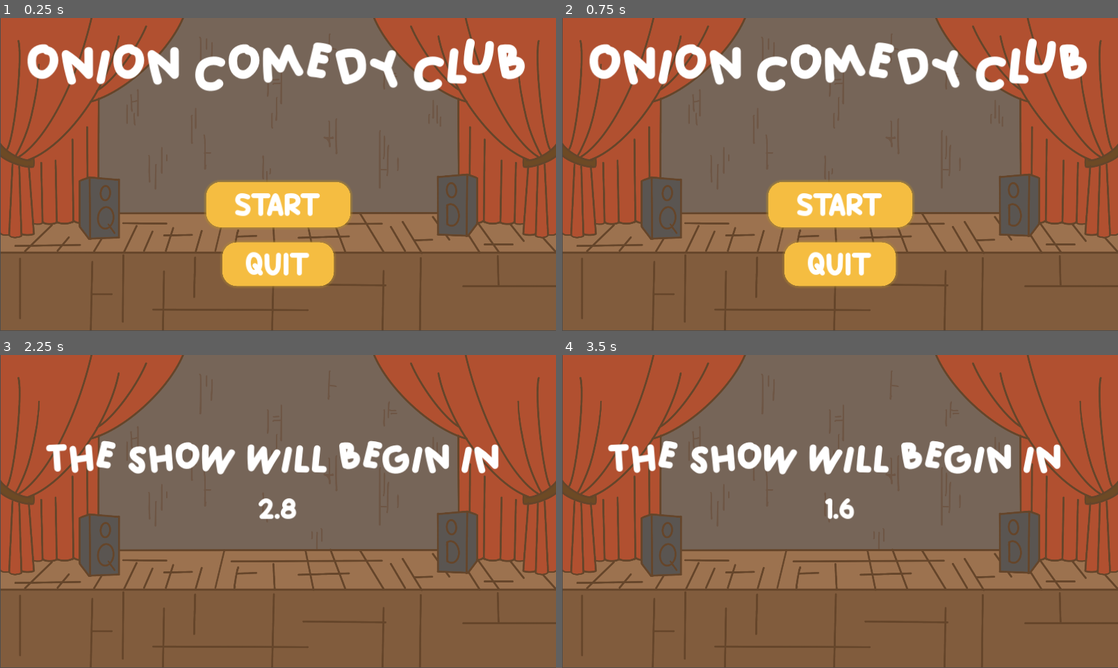
Above: before the commit, frames 1-4 (two rows, left to right).
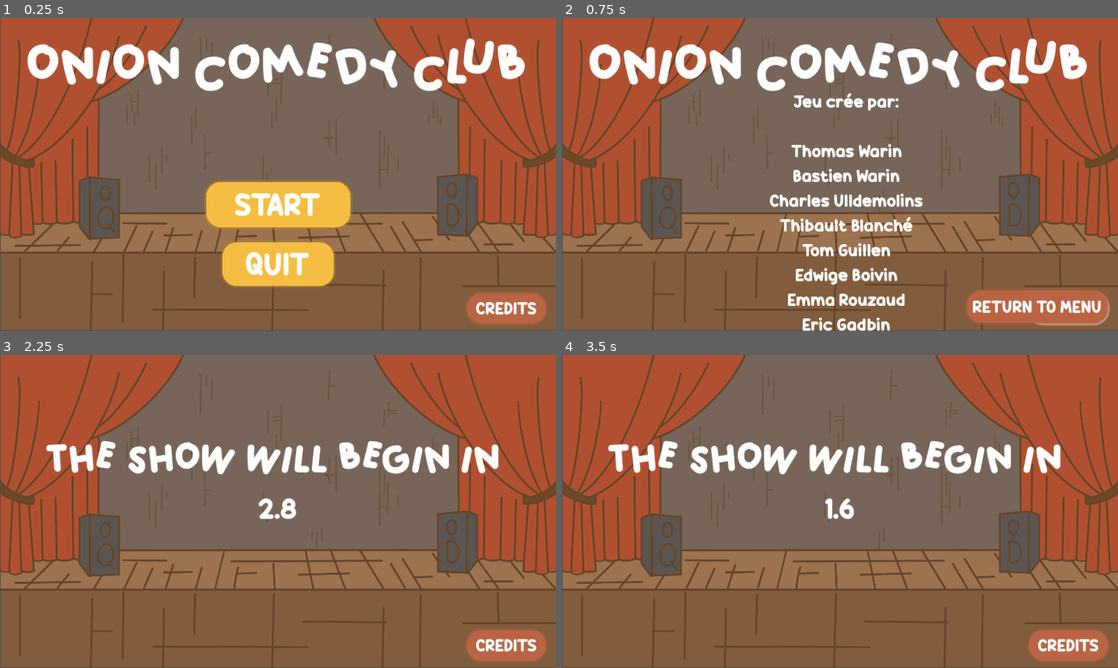
Above: after the commit, the same moments.

Repository: IridescenceFR/GlobalGameJam2024
Game: Godot game, scene res://Scenes/Main.tscn
Two runs of this game, one before a commit and one after it. Both use one fixed random seed, a clock stepped at 60 frames per second and the inputs below.
Inputs (mouse positions are in pixels of both pictures, inside the frame that each line leads up to):
- Up to frame 1 (0.25 s): no input
- Up to frame 2 (0.75 s): click (1067, 309) at 0.5 s, where only the run after the commit has a clickable "CREDITS"
- Up to frame 3 (2.25 s): click (472, 642) at 1.25 s, where only the run after the commit has a clickable "RETURN TO MENU"; click "START" at 2 s
- Up to frame 4 (3.5 s): no input

The runs differ from the first frame. In frame 1, 1.3% of the frame differs, in the area x 83-99%, y 87-98%; in frame 2, 12%, in the area x 36-99%, y 24-100%; in frame 3, 1.3%; in frame 4, 1.3%.

Commit message:
EG:code: musc

Diff:
--- a/Scenes/hud.tscn
+++ b/Scenes/hud.tscn
@@ -27,6 +27,8 @@
 shadow_color = Color(1, 1, 1, 0.568627)
 shadow_size = 10
 
+[sub_resource type="StyleBoxEmpty" id="StyleBoxEmpty_13w1b"]
+
 [sub_resource type="StyleBoxFlat" id="StyleBoxFlat_dbnwh"]
 bg_color = Color(0.960784, 0.741176, 0.254902, 1)
 corner_radius_top_left = 50
@@ -37,7 +39,39 @@
 shadow_size = 10
 shadow_offset = Vector2(2.08165e-12, 2.08165e-12)
 
-[sub_resource type="StyleBoxEmpty" id="StyleBoxEmpty_6alj5"]
+[sub_resource type="StyleBoxEmpty" id="StyleBoxEmpty_pfbbd"]
+
+[sub_resource type="StyleBoxFlat" id="StyleBoxFlat_qtkf7"]
+bg_color = Color(0.729412, 0.392157, 0.262745, 1)
+border_color = Color(0.8, 0.8, 0.8, 0)
+corner_radius_top_left = 50
+corner_radius_top_right = 50
+corner_radius_bottom_right = 50
+corner_radius_bottom_left = 50
+shadow_color = Color(0.729412, 0.392157, 0.262745, 0.568627)
+shadow_size = 10
+
+[sub_resource type="StyleBoxFlat" id="StyleBoxFlat_few6s"]
+bg_color = Color(0.729412, 0.392157, 0.262745, 1)
+border_color = Color(0.8, 0.8, 0.8, 0)
+corner_radius_top_left = 50
+corner_radius_top_right = 50
+corner_radius_bottom_right = 50
+corner_radius_bottom_left = 50
+shadow_color = Color(1, 1, 1, 0.6)
+shadow_size = 10
+
+[sub_resource type="StyleBoxFlat" id="StyleBoxFlat_u7ie3"]
+bg_color = Color(0.729412, 0.392157, 0.262745, 1)
+border_color = Color(0.8, 0.8, 0.8, 0)
+corner_radius_top_left = 50
+corner_radius_top_right = 50
+corner_radius_bottom_right = 50
+corner_radius_bottom_left = 50
+shadow_color = Color(1, 1, 1, 0.6)
+shadow_size = 10
+
+[sub_resource type="StyleBoxEmpty" id="StyleBoxEmpty_m1yq4"]
 
 [node name="HUD" type="CanvasLayer"]
 script = ExtResource("1_0156j")
@@ -129,6 +163,7 @@
 theme_override_styles/normal = SubResource("StyleBoxFlat_2ayck")
 theme_override_styles/hover = SubResource("StyleBoxFlat_1vsfi")
 theme_override_styles/pressed = SubResource("StyleBoxFlat_2ayck")
+theme_override_styles/focus = SubResource("StyleBoxEmpty_13w1b")
 text = "START"
 
 [node name="QuitButton" type="Button" parent="."]
@@ -149,20 +184,63 @@
 theme_override_styles/normal = SubResource("StyleBoxFlat_dbnwh")
 theme_override_styles/hover = SubResource("StyleBoxFlat_1vsfi")
 theme_override_styles/pressed = SubResource("StyleBoxFlat_2ayck")
+theme_override_styles/focus = SubResource("StyleBoxEmpty_pfbbd")
 text = "QUIT"
 
 [node name="MessageTimer" type="Timer" parent="."]
 wait_time = 3.0
 one_shot = true
 
+[node name="Credits" type="Label" parent="."]
+visible = false
+offset_left = 351.0
+offset_top = 247.0
+offset_right = 1616.0
+offset_bottom = 1064.0
+theme_override_fonts/font = ExtResource("4_0tusq")
+theme_override_font_sizes/font_size = 60
+text = "Jeu crée par:
+
+Thomas Warin
+Bastien Warin
+Charles Ulldemolins
+Thibault Blanché
+Tom Guillen
+Edwige Boivin
+Emma Rouzaud
+Eric Gadbin"
+horizontal_alignment = 1
+
 [node name="Pastis" type="Button" parent="."]
-modulate = Color(1, 1, 1, 0)
-self_modulate = Color(1, 1, 1, 0)
-offset_left = 281.0
-offset_top = 558.0
-offset_right = 408.0
-offset_bottom = 757.0
-theme_override_styles/normal = SubResource("StyleBoxEmpty_6alj5")
+offset_left = 1613.0
+offset_top = 950.0
+offset_right = 1885.0
+offset_bottom = 1054.0
+theme_override_colors/font_color = Color(1, 1, 1, 1)
+theme_override_fonts/font = ExtResource("4_0tusq")
+theme_override_font_sizes/font_size = 60
+theme_override_styles/normal = SubResource("StyleBoxFlat_qtkf7")
+theme_override_styles/hover = SubResource("StyleBoxFlat_few6s")
+theme_override_styles/pressed = SubResource("StyleBoxFlat_u7ie3")
+theme_override_styles/focus = SubResource("StyleBoxEmpty_m1yq4")
+text = "CREDITS
+"
+
+[node name="CreditButtonQuit" type="Button" parent="."]
+visible = false
+offset_left = 1399.0
+offset_top = 941.0
+offset_right = 1884.0
+offset_bottom = 1052.0
+theme_override_colors/font_color = Color(1, 1, 1, 1)
+theme_override_fonts/font = ExtResource("4_0tusq")
+theme_override_font_sizes/font_size = 60
+theme_override_styles/normal = SubResource("StyleBoxFlat_qtkf7")
+theme_override_styles/hover = SubResource("StyleBoxFlat_few6s")
+theme_override_styles/pressed = SubResource("StyleBoxFlat_u7ie3")
+theme_override_styles/focus = SubResource("StyleBoxEmpty_m1yq4")
+text = "RETURN TO MENU
+"
 
 [node name="music_pastis" type="AudioStreamPlayer" parent="."]
 stream = ExtResource("5_h0d0u")
@@ -170,3 +248,4 @@
 [connection signal="pressed" from="StartButton" to="." method="_on_start_button_pressed"]
 [connection signal="pressed" from="QuitButton" to="." method="_on_quit_pressed"]
 [connection signal="pressed" from="Pastis" to="." method="_on_pastis_pressed"]
+[connection signal="pressed" from="CreditButtonQuit" to="." method="_on_credit_button_quit_pressed"]
--- a/scripts/HUD.gd
+++ b/scripts/HUD.gd
@@ -47,8 +47,17 @@
 	await get_tree().create_timer(1.0).timeout
 	$StartButton.show()
 
+func _on_pastis_pressed():
+	$StartButton.hide()
+	$QuitButton.hide()
+	$Credits.show()
+	$CreditButtonQuit.show()
+	$music_pastis.play()
 
 
-func _on_pastis_pressed():
-	$music_pastis.play()
-	pass # Replace with function body.
+func _on_credit_button_quit_pressed():
+	$StartButton.show()
+	$QuitButton.show()
+	$Credits.hide()
+	$CreditButtonQuit.hide()
+	$Pastis.show()
Not shown: 1 places in Scenes/hud.tscn that only renumber resources
